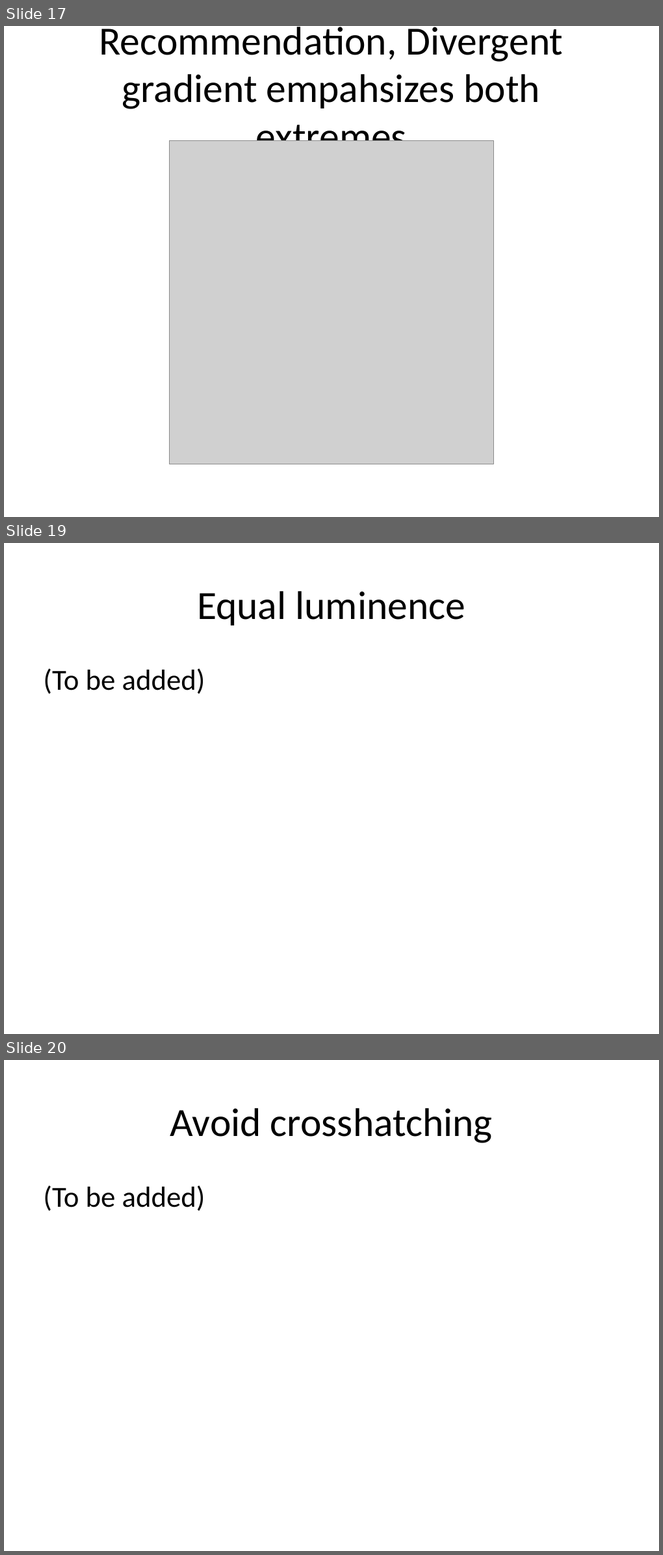
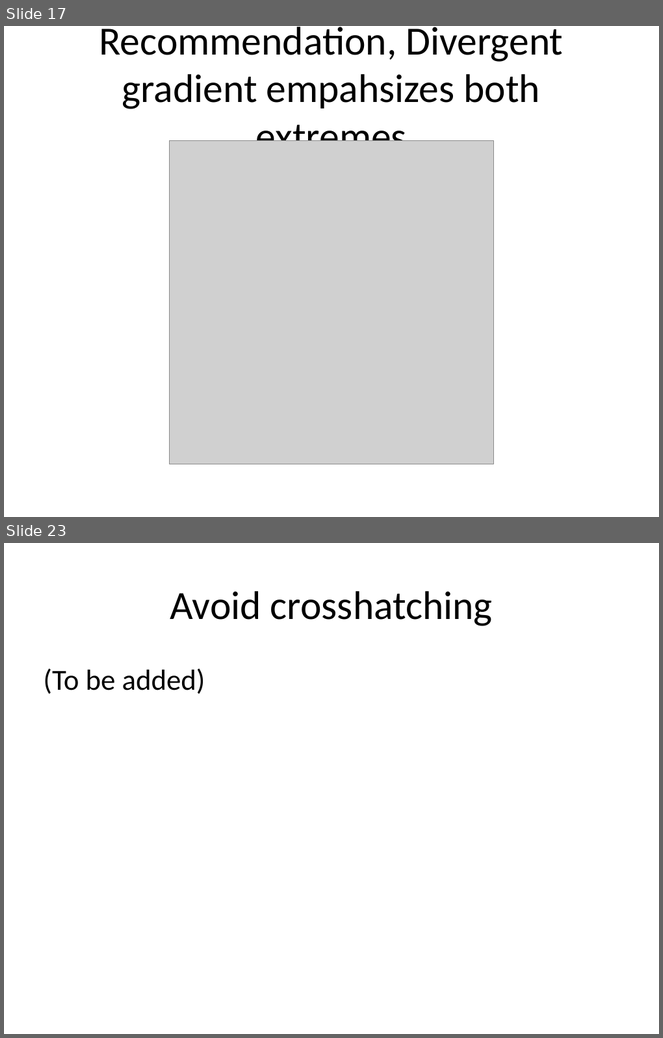
Before and after one commit to pmean/data-visualization, a slide deck: data-viz-02/component/recommendations-colors.pptx. Shown one above the other, each under a label of ours: slides 17, 19 and 20 before the commit, slides 17 and 23 after it; the slides between them are not shown. The pictures are 663x1555 and 663x1038 pixels, drawn with LibreOffice and Linux fonts; fonts in the diff are those of the drawing; grey boxes stand for pictures. Boxes give left, top, right and bottom in pixels: in the first picture for what was removed or moved away, otherwise in the second. Text is boxed around its words. In the diff, an @@ line names an element or a change of style, - is before the commit and + after.

```diff
--- a/data-viz-02/component/recommendations-colors.pptx
+++ b/data-viz-02/component/recommendations-colors.pptx
@@ slide 19 removed at box(4, 543, 659, 1034), background #FFFFFF @@
@@ title removed at box(197, 591, 466, 626) @@
-Equal luminence
@@ text removed at box(43, 668, 206, 694) @@
-(To be added)
@@ what was slide 20 is now slide 23 @@
```
Also in this commit, not shown: 1 slide changed, 4 slides added, 9 other files.
